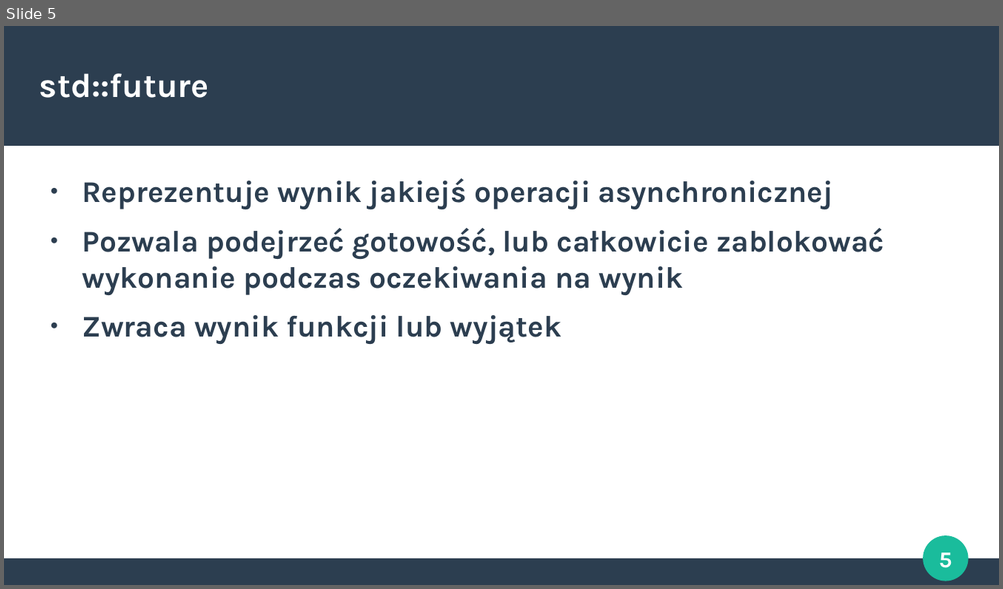
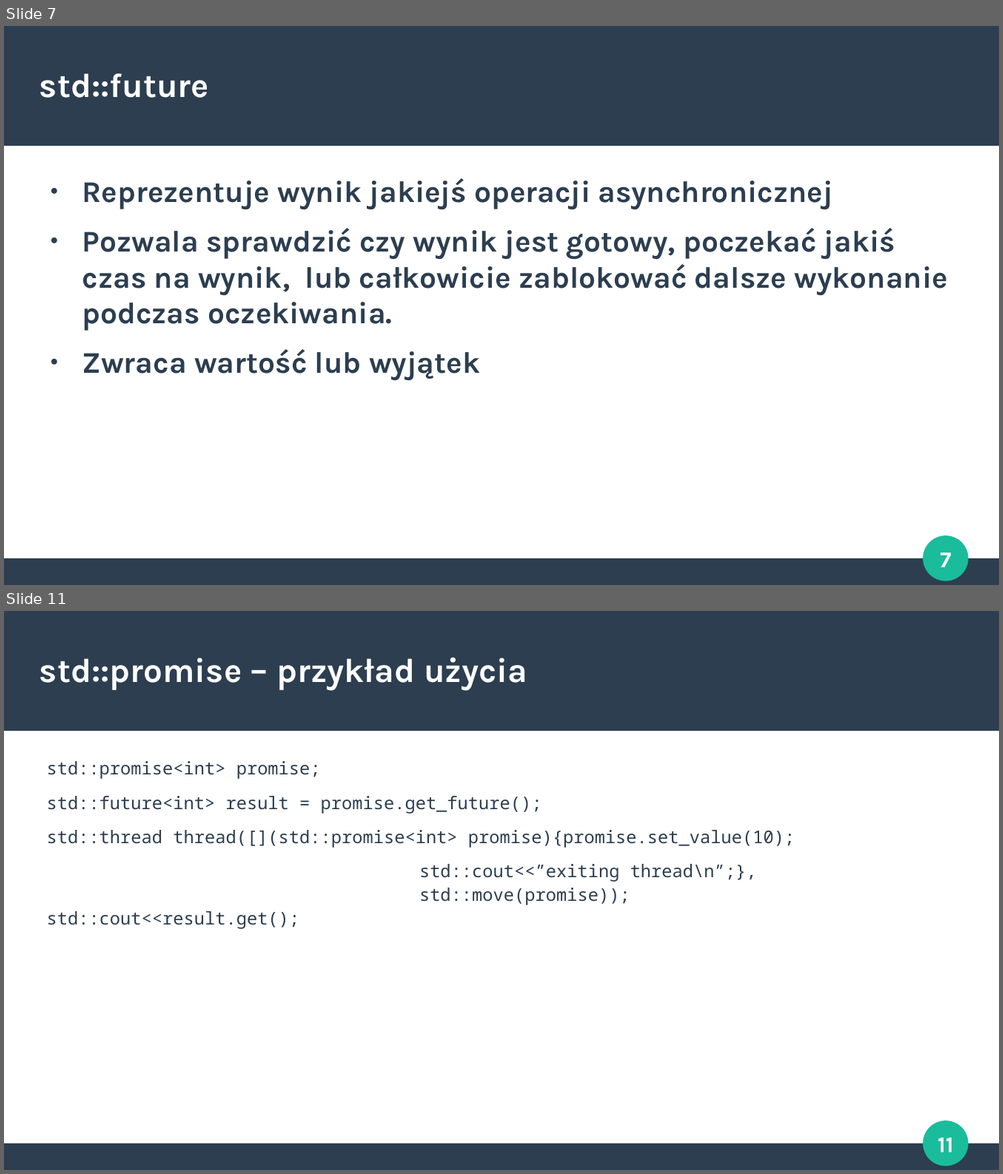
Before and after one commit to Crustacean1/Nitkowce, a slide deck: Prezka/Threads.odp. Shown one above the other, each under a label of ours: slide 5 before the commit, slides 7 and 11 after it; the slides between them are not shown. The pictures are 1003x589 and 1003x1174 pixels, drawn with LibreOffice and Linux fonts; fonts in the diff are those of the drawing. Boxes give left, top, right and bottom in pixels: in the first picture for what was removed or moved away, otherwise in the second. Text is boxed around its words. In the diff, an @@ line names an element or a change of style, - is before the commit and + after.

```diff
--- a/Prezka/Threads.odp
+++ b/Prezka/Threads.odp
@@ slide 11 added at (x1=4, y1=611, x2=999, y2=1170), background #FFFFFF; not listed: 4 template elements that a slide beside it also shows @@
@@ title added at (x1=40, y1=657, x2=527, y2=690), 27 pt, text #FFFFFF, bold @@
+std::promise – przykład użycia
@@ text added at (x1=47, y1=761, x2=794, y2=929), 14 pt, text #2C3E50 @@
+std::promise<int> promise;
+std::future<int> result = promise.get_future();
+std::thread thread([](std::promise<int> promise){promise.set_value(10);
+                std::cout<<”exiting thread\n”;},
+                std::move(promise));
+std::cout<<result.get();
@@ what was slide 5 is now slide 7 @@
@@ slide 7 changed as well @@
@@ text at (x1=82, y1=228, x2=948, y2=380): text changed @@
-● Pozwala podejrzeć gotowość, lub całkowicie zablokować wykonanie podczas oczekiwania na wynik
-● Zwraca wynik funkcji lub wyjątek
+● Pozwala sprawdzić czy wynik jest gotowy, poczekać jakiś czas na wynik, lub całkowicie zablokować dalsze wykonanie podczas oczekiwania.
+● Zwraca wartość lub wyjątek
@@ page number at (x1=939, y1=553, x2=950, y2=568): text changed @@
-5
+7
```
Also in this commit, not shown: 4 other slides changed, 8 other slides added, 3 slides removed.
